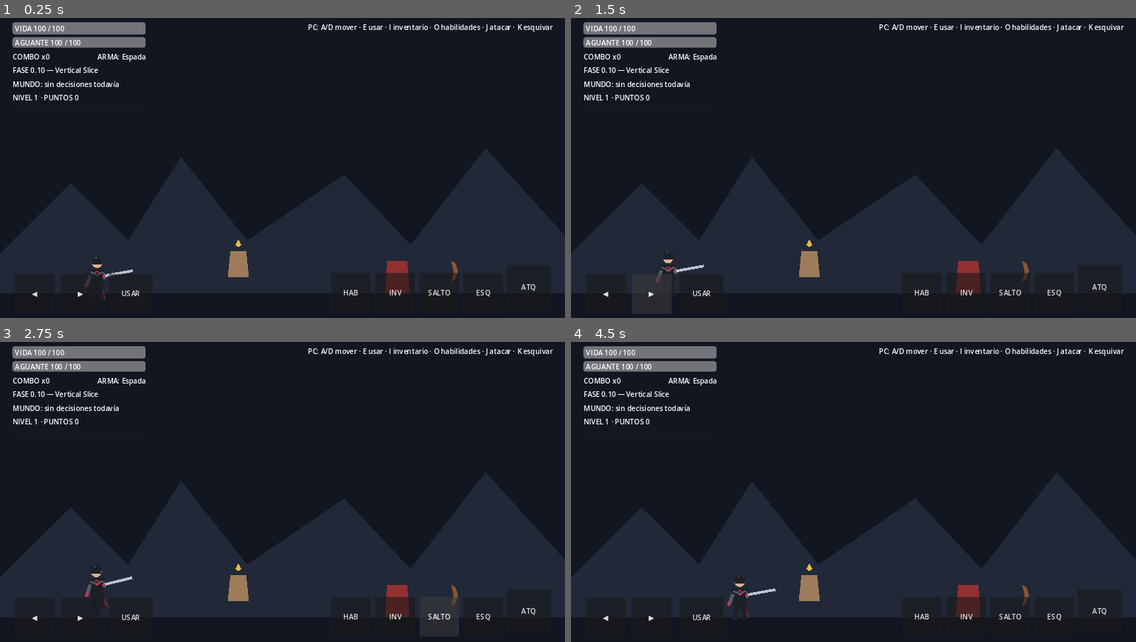
Above: before the commit, frames 1-4 (two rows, left to right).
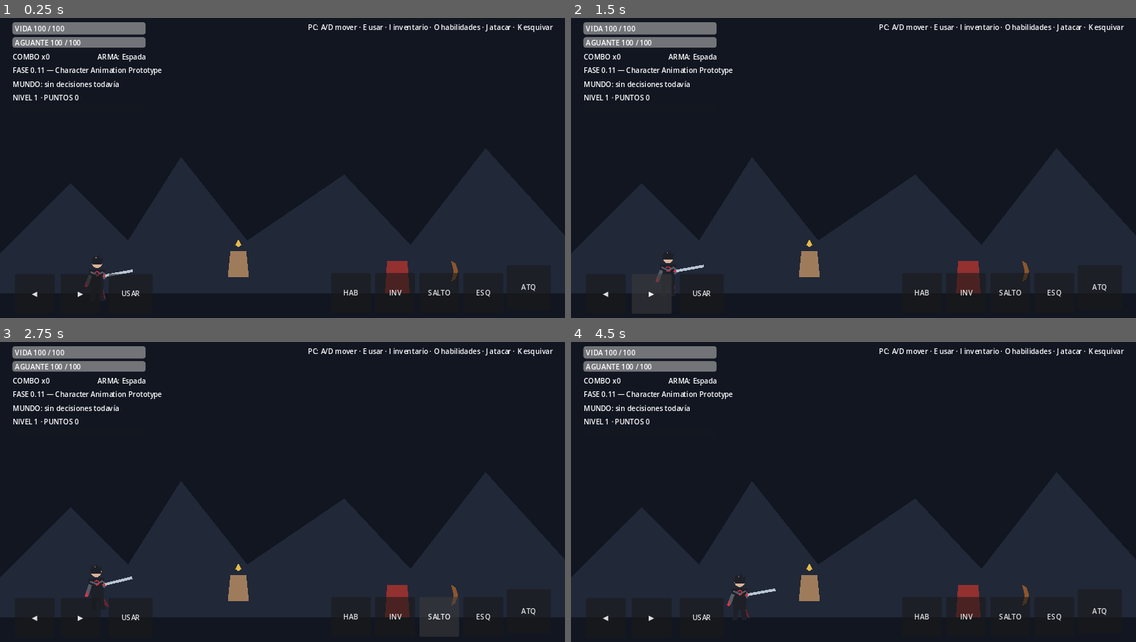
Above: after the commit, the same moments.

Repository: LoloscarPrr/EchoFragment
Game: Godot game, scene res://scenes/main/Main.tscn
Two runs of this game, one before a commit and one after it. Both use one fixed random seed, a clock stepped at 60 frames per second and the inputs below.
Inputs:
- Up to frame 1 (0.25 s): no input
- Up to frame 2 (1.5 s): click "◀" at 0.5 s; click "▶" at 1.25 s
- Up to frame 3 (2.75 s): click "SALTO" at 2 s
- Up to frame 4 (4.5 s): click "ESQ" at 2.75 s; click "INV" at 3.5 s; click "Cerrar" at 4.25 s

The runs differ from the first frame. In frame 1, 0.2% of the frame differs, in the area x 7-29%, y 16-20%; in frame 2, 0.2%; in frame 3, 0.2%; in frame 4, 0.2%.

Commit message:
chore: mark Character Animation Prototype phase

Diff:
--- a/scripts/main/Main.gd
+++ b/scripts/main/Main.gd
@@ -64,7 +64,7 @@
 	chronicle_panel = ChroniclePanel.new()
 	$UI.add_child(chronicle_panel)
 	chronicle_panel.restarted.connect(_restart_adventure)
-	status_label.text = "FASE 0.10 — Vertical Slice"
+	status_label.text = "FASE 0.11 — Character Animation Prototype"
 	$ValleGrisSign.position.x = 3860.0
 	if not narrative_controller.world_state.discovered_locations.has(&"camino_valle_gris"):
 		narrative_controller.world_state.discovered_locations.append(&"camino_valle_gris")
@@ -159,7 +159,7 @@
 func _on_inventory_closed() -> void:
 	player.can_control = true
 	virtual_controls.visible = true
-	status_label.text = "FASE 0.10 — Vertical Slice"
+	status_label.text = "FASE 0.11 — Character Animation Prototype"
 
 func _on_skill_unlock_requested(skill_id: StringName) -> void:
 	if player.unlock_skill(skill_id):
@@ -170,7 +170,7 @@
 func _on_skills_closed() -> void:
 	player.can_control = true
 	virtual_controls.visible = true
-	status_label.text = "FASE 0.10 — Vertical Slice"
+	status_label.text = "FASE 0.11 — Character Animation Prototype"
 
 func _on_item_picked_up(item_id: StringName, amount: int) -> void:
 	player.add_item(item_id, amount)
